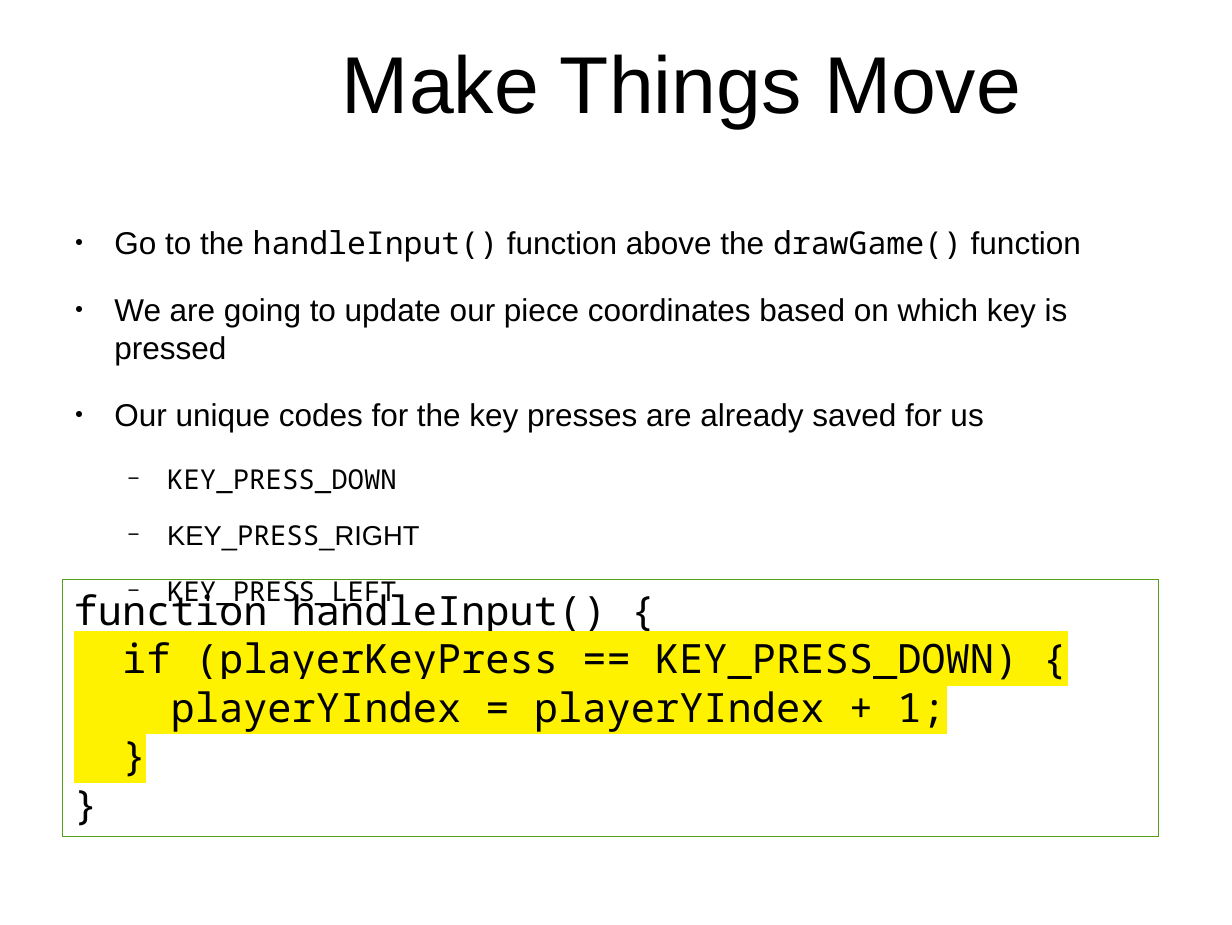
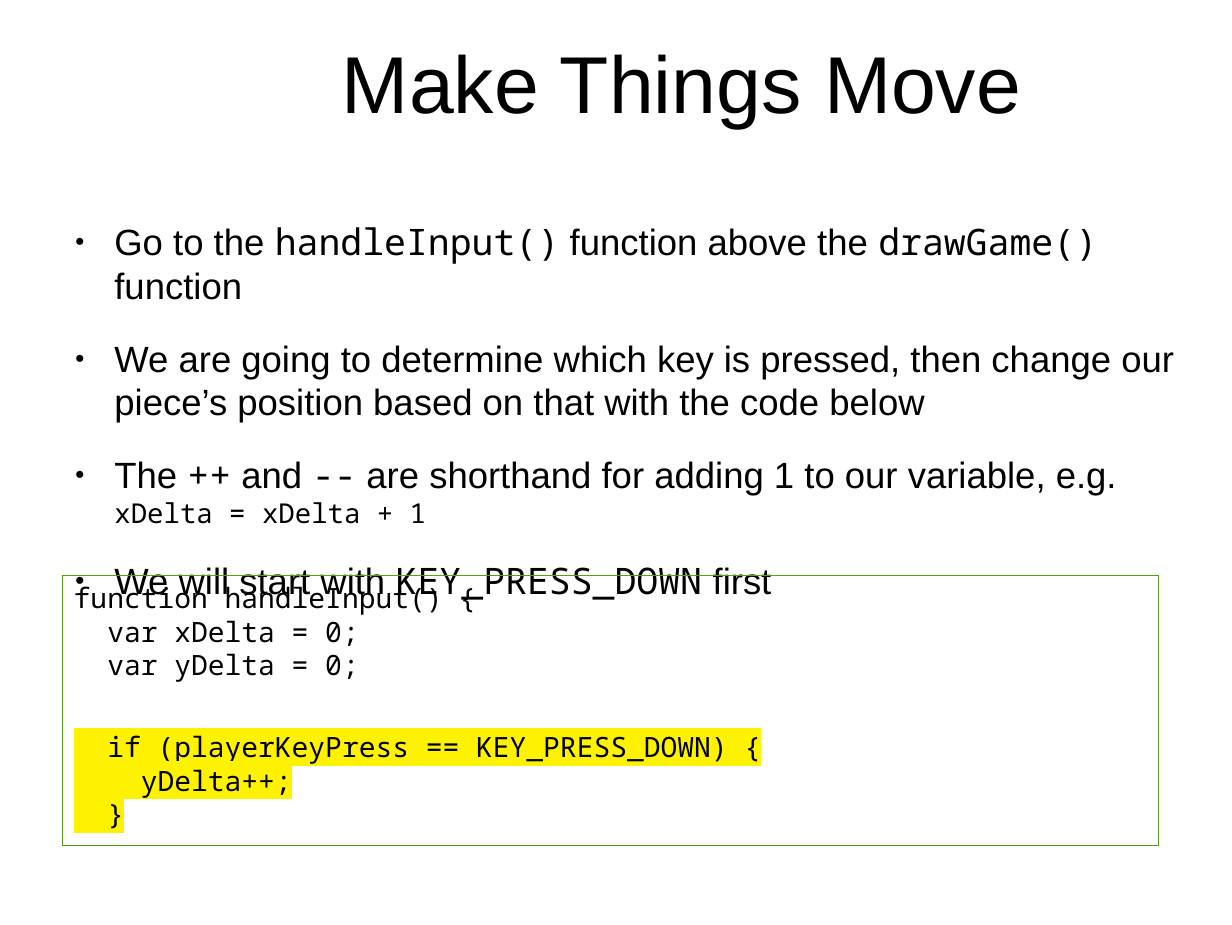
Before and after one commit to originalgrego/Webtris, a slide deck: slide 20 of Webtris - Explorathon 2019.odp (slide 18 before the commit). Drawn at 1232x925 pixels with LibreOffice and Linux fonts; fonts in the diff are those of the drawing; background and template pictures are left out. Boxes give left, top, right and bottom in pixels: in the first picture for what was removed or moved away, otherwise in the second. Text is boxed around its words. In the diff, an @@ line names an element or a change of style, - is before the commit and + after.

```diff
--- a/Webtris - Explorathon 2019.odp
+++ b/Webtris - Explorathon 2019.odp
@@ text at (114, 227, 1097, 605): size 20.3 to 23.5 pt in "Go to the handleInput() function above the ...", "We will start with KEY_PRESS_DOWN first" @@
@@ text at (114, 345, 1174, 524): text changed; size 20.3 to 23.5 pt @@
-● We are going to update our piece coordinates based on which key is pressed
-● Our unique codes for the key presses are already saved for us
-  − KEY_PRESS_DOWN
-  − KEY_PRESS_RIGHT
-  − KEY_PRESS_LEFT
+● We are going to determine which key is pressed, then change our piece’s position based on that with the code below
+● The ++ and -- are shorthand for adding 1 to our variable, e.g. xDelta = xDelta + 1
@@ text in rectangle at (63, 575, 1158, 845): paragraph removed @@
-}
@@ rectangle "function handleInput() {": place and size @@
-rectangle "function handleInput() {" at (63, 579, 1158, 836)
+rectangle "function handleInput() {" at (63, 575, 1158, 845)
@@ text in rectangle at (74, 582, 728, 764): size 26 to 18 pt in "function handleInput() {", "if (playerKeyPress == KEY_PRESS_DOWN) {", "}" @@
@@ text in rectangle at (107, 620, 359, 682): paragraphs added @@
+var xDelta = 0;
+var yDelta = 0;
@@ text in rectangle at (141, 769, 292, 798): text changed; size 26 to 18 pt @@
-playerYIndex = playerYIndex + 1;
+yDelta++;
```
Also in this commit, not shown: 12 other slides changed, 4 slides added, 2 slides removed.
